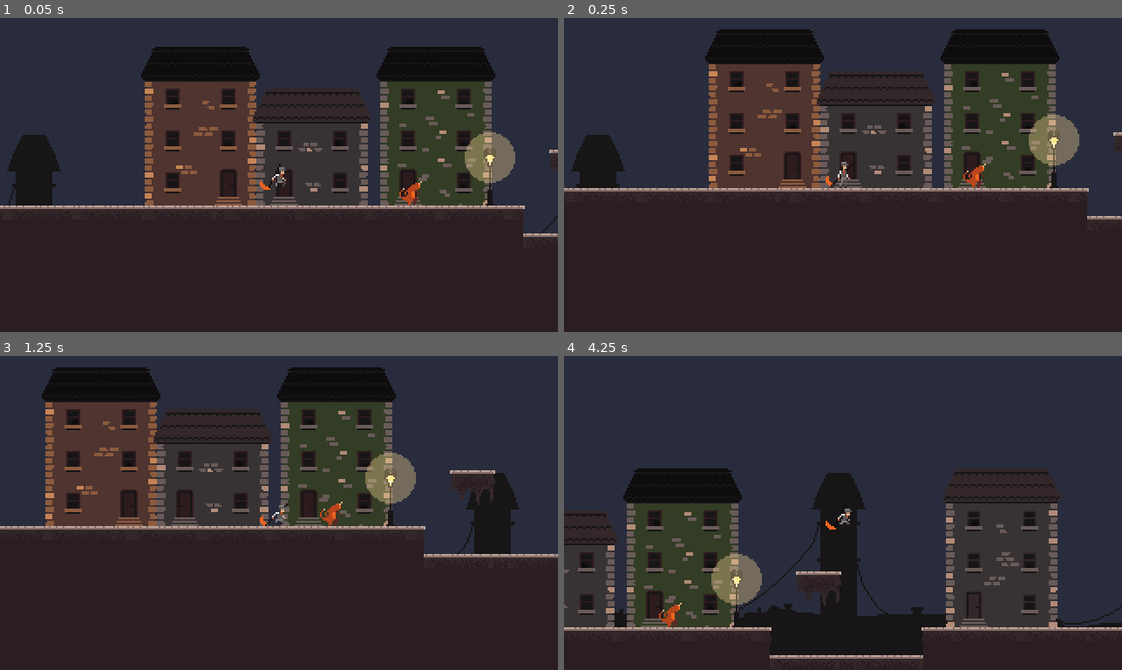
Above: before the commit, frames 1-4 (two rows, left to right).
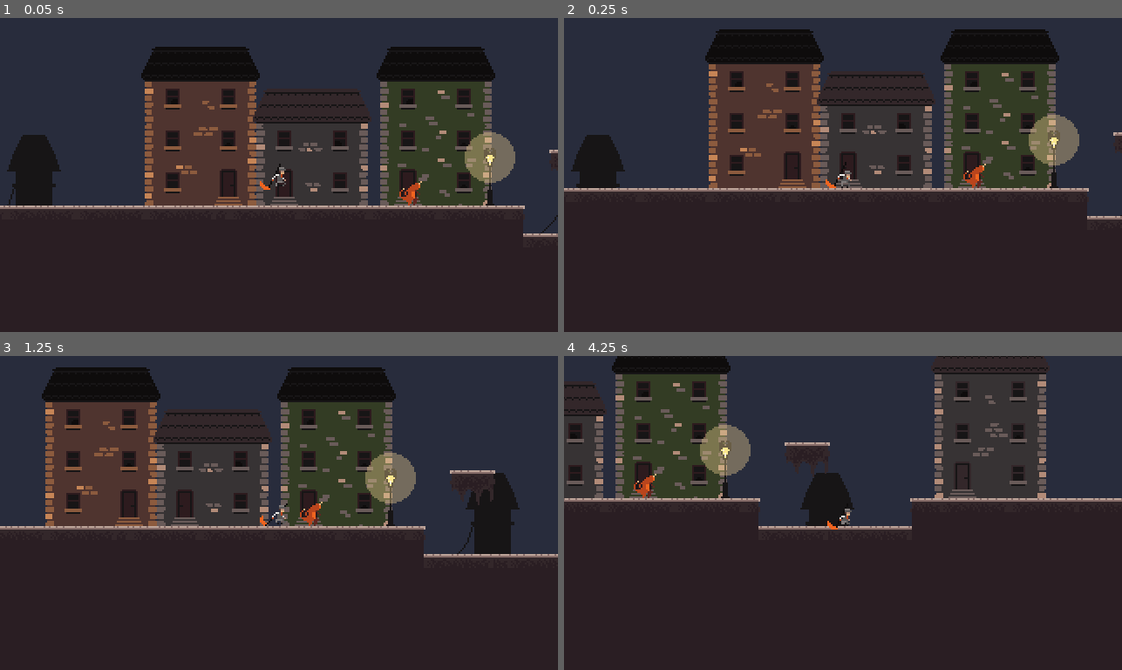
Above: after the commit, the same moments.

Repository: Gabrijel-Cobanov/Eestec_Starter_Project
Game: Godot game, scene res://Levels/RD/RD.tscn
Same seed, same stepped clock (60 frames per second), same inputs: the game is played once before the commit and once after it. This scene is started directly instead of the project's main scene.
Inputs:
- Up to frame 1 (0.05 s): no input
- Up to frame 2 (0.25 s): no input
- Up to frame 3 (1.25 s): tap Enter (ui_accept) at 0.5 s; hold D (right) from 0.53 s (still down); tap Space (jump) at 0.6, 0.77, 1.07 s
- Up to frame 4 (4.25 s): tap Space (jump) at 1.35, 1.52, 1.82, 2.1, 2.85, 3.02, 3.32, 3.6, 3.77, 4.07 s; release D (right) at 2.03 s; hold A (left) 2.03-2.78 s; hold D (right) from 2.78 s (still down)

Frame 1 is identical in both runs. In frame 2, 0.1% of the frame differs, in the area x 46-52%, y 45-55%; in frame 3, 0.3%; in frame 4, 34%, in the area x 0-100%, y 0-97%.

Commit message:
Added an AttackArea2D class
- It works better for combat and is more bug proof

Diff:
--- /dev/null
+++ b/Entities/Common Entity Components/AttackArea2D.gd
@@ -0,0 +1,24 @@
+extends Area2D
+class_name AttackArea2D
+
+@export var active_time: float = 0.1
+var _activeTimer : float = 0.0
+
+func _ready():
+	deactivate()
+
+func activate():
+	monitoring = true
+	_activeTimer = active_time
+	set_physics_process(true)
+
+func deactivate():
+	monitoring = false
+	set_physics_process(false)
+	_activeTimer = 0.0
+
+func _physics_process(delta: float):
+	if _activeTimer < 0:
+		deactivate()
+		return
+	_activeTimer -= delta
--- a/Entities/Common Entity Components/AttackComponent.gd
+++ b/Entities/Common Entity Components/AttackComponent.gd
@@ -7,9 +7,9 @@
 @export var kb_force: float = 200
 @export var CB2D: CharacterBody2D
 
-@export var contact: Area2D
-@export var side: Area2D
-@export var up: Area2D
+@export var contact: AttackArea2D
+@export var side: AttackArea2D
+@export var up: AttackArea2D
 
 func _ready():
 	if side:
--- a/Entities/Enemies/MeleeEnemyStateMachine/MeeleeEnemySM.gd
+++ b/Entities/Enemies/MeleeEnemyStateMachine/MeeleeEnemySM.gd
@@ -66,10 +66,10 @@
 
 func flip():
 	if CB2D.velocity.x < 0 and is_facing_right:
-		CB2D.scale *= -1
+		CB2D.scale.x *= -1
 		is_facing_right = !is_facing_right
 	elif CB2D.velocity.x > 0 and !is_facing_right:
-		CB2D.scale *= -1
+		CB2D.scale.x *= -1
 		is_facing_right = !is_facing_right
 
 func update_velocity_x(velocity_x: float, delta: float):
--- a/Entities/Player/Player.tscn
+++ b/Entities/Player/Player.tscn
@@ -1,7 +1,8 @@
-[gd_scene load_steps=32 format=3 uid="uid://dm530yaejkxyf"]
+[gd_scene load_steps=33 format=3 uid="uid://dm530yaejkxyf"]
 
 [ext_resource type="Texture2D" uid="uid://ba4wapg78qa08" path="res://Entities/Player/Red_Hand_Jack_SPRITESHEET.png" id="1_cmuam"]
 [ext_resource type="Script" path="res://Entities/Common Entity Components/HealthComponent.gd" id="2_egkxq"]
+[ext_resource type="Script" path="res://Entities/Common Entity Components/AttackArea2D.gd" id="3_mkidv"]
 [ext_resource type="Script" path="res://Entities/Common Entity Components/AttackComponent.gd" id="3_wkm26"]
 [ext_resource type="Script" path="res://Entities/Player/State Machine/PlayerStateMachine.gd" id="4_kyqsb"]
 [ext_resource type="Script" path="res://Entities/Player/State Machine/States/PlayerIdle.gd" id="5_00w7u"]
@@ -13,8 +14,9 @@
 [ext_resource type="Script" path="res://Entities/Player/State Machine/States/PlayerHurt.gd" id="11_25wnf"]
 [ext_resource type="Script" path="res://Entities/Player/State Machine/States/PlayerDeath.gd" id="12_h68hv"]
 
-[sub_resource type="CapsuleShape2D" id="CapsuleShape2D_cun4s"]
+[sub_resource type="CapsuleShape2D" id="CapsuleShape2D_bxddv"]
 radius = 8.0
+height = 28.0
 
 [sub_resource type="Animation" id="Animation_bj381"]
 resource_name = "death"
@@ -66,15 +68,16 @@
 
 [sub_resource type="Animation" id="Animation_yg3xg"]
 resource_name = "jump_end"
-length = 0.3
-tracks/0/type = "value"
-tracks/0/imported = false
-tracks/0/enabled = true
-tracks/0/path = NodePath("RedHandJackSpritesheet:frame")
-tracks/0/interp = 1
-tracks/0/loop_wrap = true
-tracks/0/keys = {
-"times": PackedFloat32Array(0, 0.1, 0.2, 0.3),
+length = 0.2
+step = 0.05
+tracks/0/type = "value"
+tracks/0/imported = false
+tracks/0/enabled = true
+tracks/0/path = NodePath("RedHandJackSpritesheet:frame")
+tracks/0/interp = 1
+tracks/0/loop_wrap = true
+tracks/0/keys = {
+"times": PackedFloat32Array(0, 0.05, 0.1, 0.15),
 "transitions": PackedFloat32Array(1, 1, 1, 1),
 "update": 1,
 "values": [130, 131, 132, 133]
@@ -308,16 +311,15 @@
 [node name="AttackComponent" type="Node2D" parent="." node_paths=PackedStringArray("CB2D", "side")]
 script = ExtResource("3_wkm26")
 CB2D = NodePath("..")
-side = NodePath("Side")
-
-[node name="Side" type="Area2D" parent="AttackComponent"]
-collision_layer = 0
-collision_mask = 2
-
-[node name="CollisionShape2D" type="CollisionShape2D" parent="AttackComponent/Side"]
-position = Vector2(17, 0)
-rotation = 1.5708
-shape = SubResource("CapsuleShape2D_cun4s")
+side = NodePath("AttackArea2D_side")
+
+[node name="AttackArea2D_side" type="Area2D" parent="AttackComponent"]
+script = ExtResource("3_mkidv")
+
+[node name="CollisionShape2D" type="CollisionShape2D" parent="AttackComponent/AttackArea2D_side"]
+position = Vector2(18, 0)
+rotation = -1.5708
+shape = SubResource("CapsuleShape2D_bxddv")
 
 [node name="Visuals" type="Node2D" parent="."]
 
@@ -326,7 +328,7 @@
 texture = ExtResource("1_cmuam")
 hframes = 10
 vframes = 26
-frame = 130
+frame = 148
 
 [node name="AnimationPlayer" type="AnimationPlayer" parent="Visuals"]
 libraries = {
--- a/Entities/Player/State Machine/States/PlayerJumpEnd.gd
+++ b/Entities/Player/State Machine/States/PlayerJumpEnd.gd
@@ -2,7 +2,7 @@
 class_name PlayerJumpEnd
 
 var anim_duration: float
-var anim_length: float = 0.3
+var anim_length: float = 0.2
 
 func enter(ctx: PlayerStateMachine):
 	anim_duration = anim_length
@@ -20,11 +20,12 @@
 	pass
 
 func check_transitions(ctx: PlayerStateMachine):
-	if Input.is_action_just_pressed("jump"):
-		ctx.switch_state(ctx.jump_start)
-	elif ctx.input_direction.x != 0:
-		ctx.switch_state(ctx.run)
-	elif !ctx.is_grounded:
-		ctx.switch_state(ctx.jump_middle)
-	else:
-		ctx.switch_state(ctx.idle)
+	if anim_duration <= 0:
+		if Input.is_action_just_pressed("jump"):
+			ctx.switch_state(ctx.jump_start)
+		elif ctx.input_direction.x != 0:
+			ctx.switch_state(ctx.run)
+		elif !ctx.is_grounded:
+			ctx.switch_state(ctx.jump_middle)
+		else:
+			ctx.switch_state(ctx.idle)
